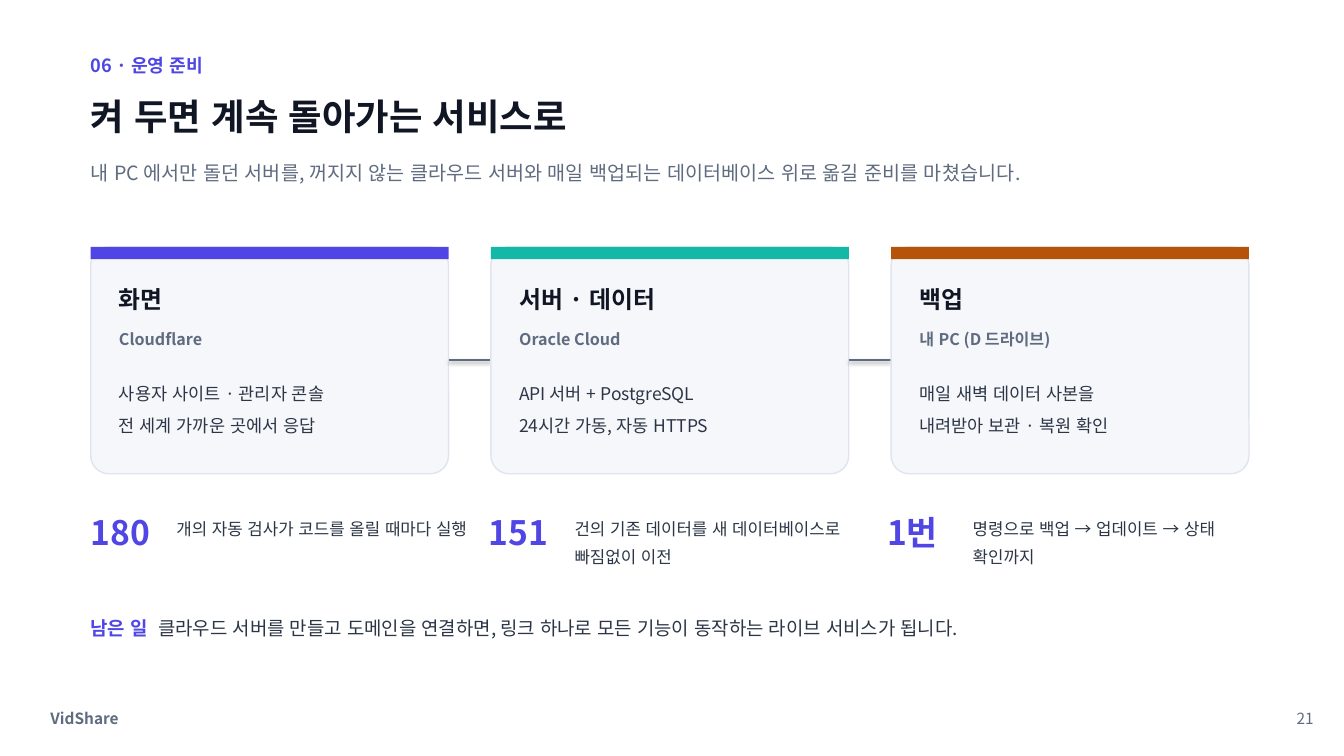
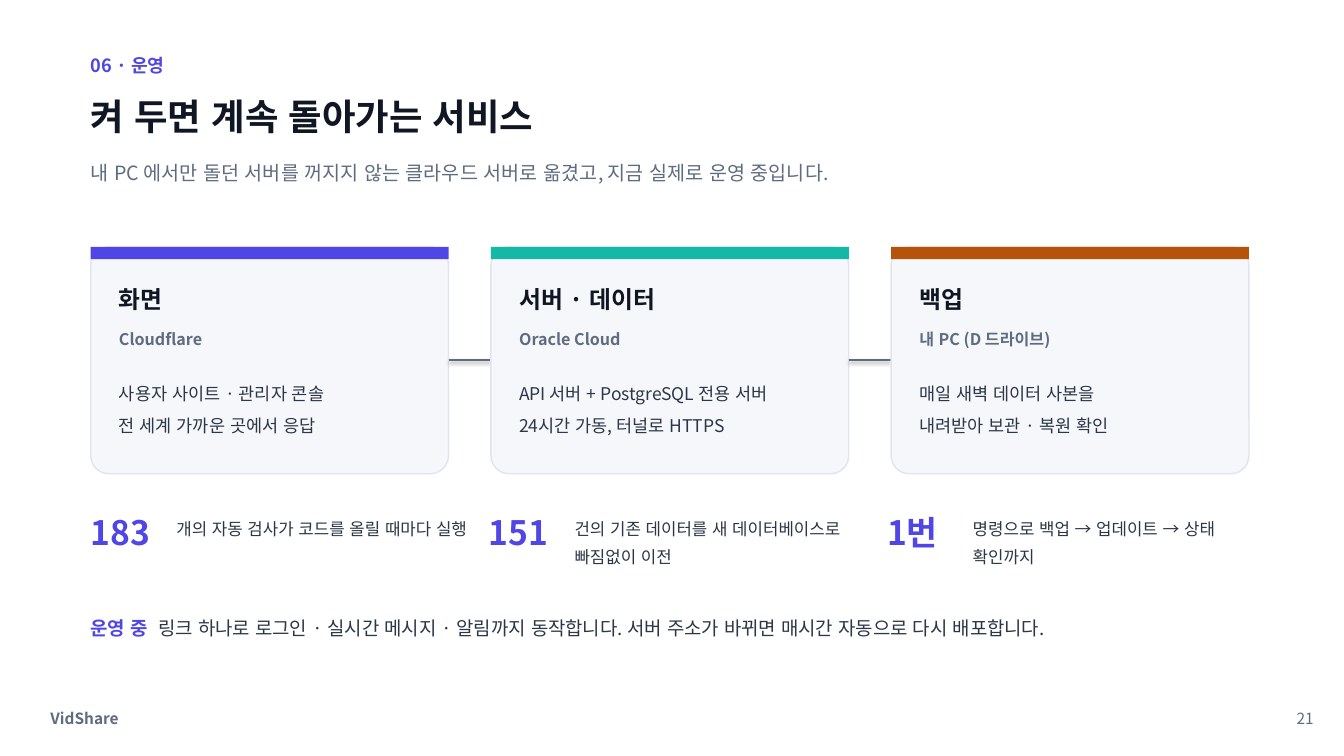
Before and after one commit to samam0234/vidshare, a slide deck: slide 21 of portfolio/VidShare-포트폴리오.pptx. Drawn at 1344x756 pixels with LibreOffice and Linux fonts; fonts in the diff are those of the drawing. Boxes give left, top, right and bottom in pixels: in the first picture for what was removed or moved away, otherwise in the second. Text is boxed around its words. In the diff, an @@ line names an element or a change of style, - is before the commit and + after.

```diff
--- a/portfolio/VidShare-포트폴리오.pptx
+++ b/portfolio/VidShare-포트폴리오.pptx
@@ text at [91, 56, 164, 74]: text changed @@
-06 · 운영 준비
+06 · 운영
@@ text at [91, 99, 533, 134]: text changed @@
-켜 두면 계속 돌아가는 서비스로
+켜 두면 계속 돌아가는 서비스
@@ text at [91, 164, 829, 184]: text changed @@
-내 PC 에서만 돌던 서버를, 꺼지지 않는 클라우드 서버와 매일 백업되는 데이터베이스 위로 옮길 준비를 마쳤습니다.
+내 PC 에서만 돌던 서버를 꺼지지 않는 클라우드 서버로 옮겼고, 지금 실제로 운영 중입니다.
@@ text at [519, 385, 767, 435]: text changed @@
-API 서버 + PostgreSQL
-24시간 가동, 자동 HTTPS
+API 서버 + PostgreSQL 전용 서버
+24시간 가동, 터널로 HTTPS
@@ text at [91, 519, 150, 546]: text changed @@
-180
+183
@@ text at [91, 619, 1045, 637]: text changed @@
-남은 일 클라우드 서버를 만들고 도메인을 연결하면, 링크 하나로 모든 기능이 동작하는 라이브 서비스가 됩니다.
+운영 중 링크 하나로 로그인 · 실시간 메시지 · 알림까지 동작합니다. 서버 주소가 바뀌면 매시간 자동으로 다시 배포합니다.
```
Also in this commit, not shown: 3 other slides changed, 10 other files.
